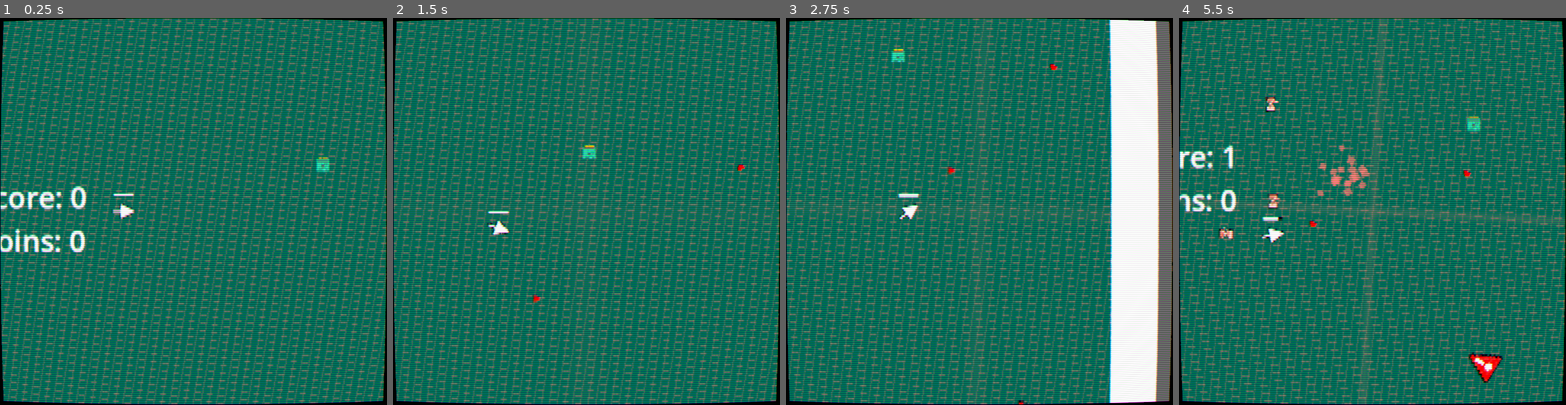
Above: before the commit, frames 1-4 (left to right).
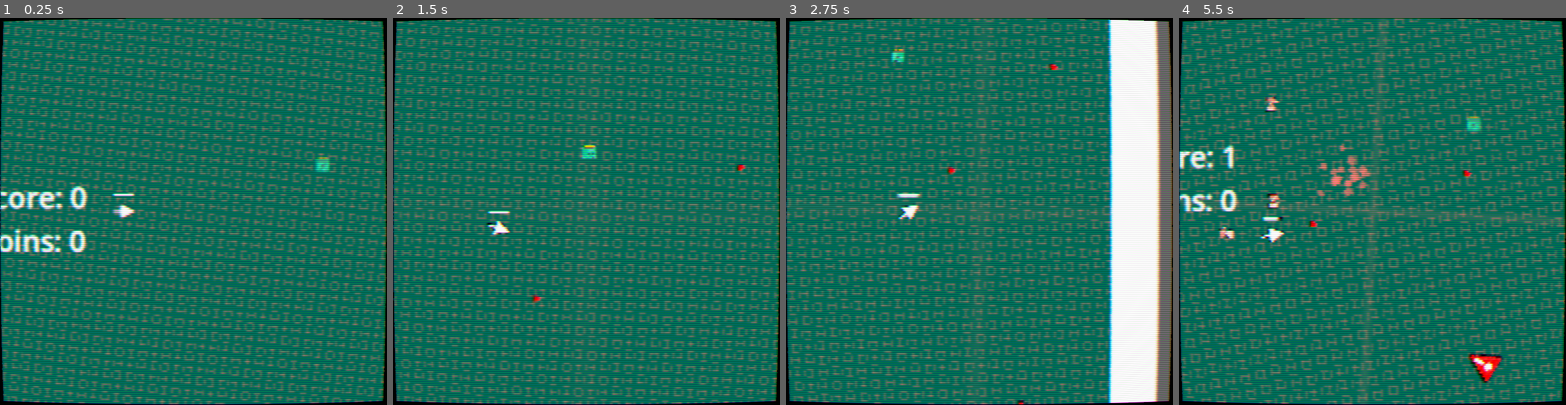
Above: after the commit, the same moments.

Repository: Beefous/ShroomJam_Game
Game: Godot game, scene res://Scene/main_scene.tscn
The game is run twice, just before and just after one commit, with the same random seed, the same clock (stepped at 60 frames per second) and the same inputs.
Inputs (mouse positions are in pixels of both pictures, inside the frame that each line leads up to):
- Up to frame 1 (0.25 s): no input
- Up to frame 2 (1.5 s): move the mouse to (671, 192) at 0.52 s; press the mouse at (671, 192) at 0.53 s; hold Right (Right) 0.53-1.28 s; move the mouse to (509, 230) at 1.27 s; release the mouse at (509, 230) at 1.28 s; hold S (Down) from 1.28 s (still down); click (509, 230) at 1.35 s
- Up to frame 3 (2.75 s): move the mouse to (1018, 126) at 2.02 s; release S (Down) at 2.03 s; press the mouse at (1018, 126) at 2.03 s; hold Right (Right) from 2.03 s (still down)
- Up to frame 4 (5.5 s): move the mouse to (1353, 288) at 2.77 s; release Right (Right) at 2.78 s; release the mouse at (1353, 288) at 2.78 s; hold Up (Up) 2.78-3.53 s; click (1353, 288) at 2.85 s; move the mouse to (1488, 269) at 3.52 s; press the mouse at (1488, 269) at 3.53 s; hold A (Left) 3.53-5.03 s; move the mouse to (1256, 153) at 4.27 s; release the mouse at (1256, 153) at 4.28 s; click (1256, 153) at 4.35 s; move the mouse to (1391, 211) at 5.02 s; press the mouse at (1391, 211) at 5.03 s; hold S (Down) from 5.03 s (still down)

The runs differ from the first frame. In frame 1, 17% of the frame differs, in the area x 0-100%, y 0-100%; in frame 2, 17%; in frame 3, 16%; in frame 4, 18%.

Commit message:
Update character.tscn

Diff:
--- a/Scene/character.tscn
+++ b/Scene/character.tscn
@@ -26,7 +26,7 @@
 
 [sub_resource type="ShaderMaterial" id="ShaderMaterial_68u8x"]
 shader = ExtResource("6_v1v1w")
-shader_parameter/resolution = Vector2(400, 200)
+shader_parameter/resolution = Vector2(200, 200)
 shader_parameter/scan_line_amount = 1.0
 shader_parameter/warp_amount = 0.1
 shader_parameter/noise_amount = 0.0
